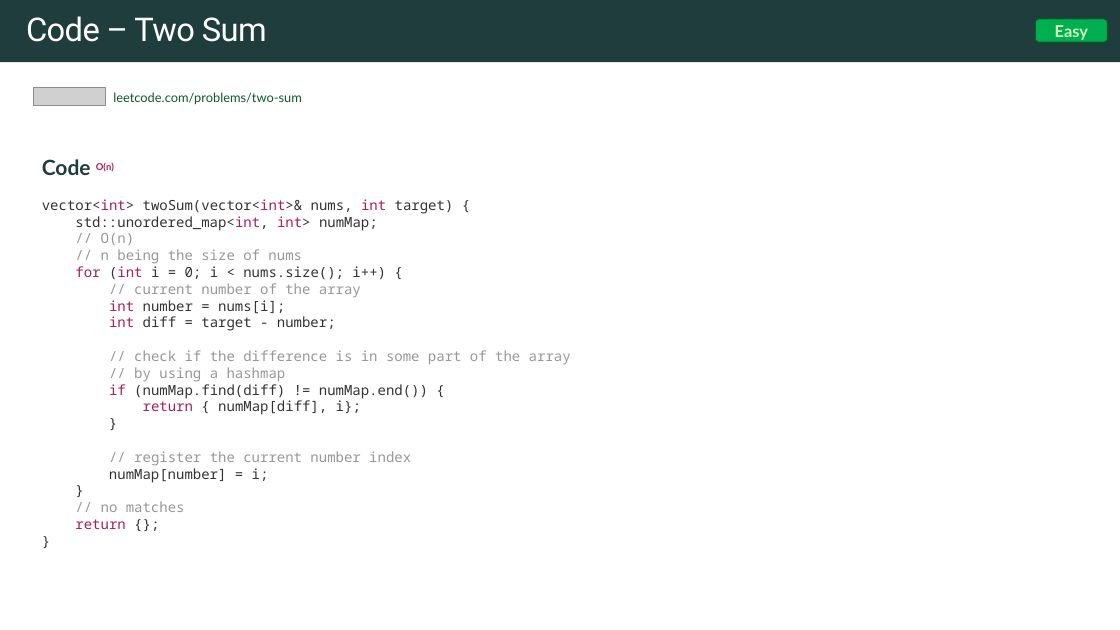
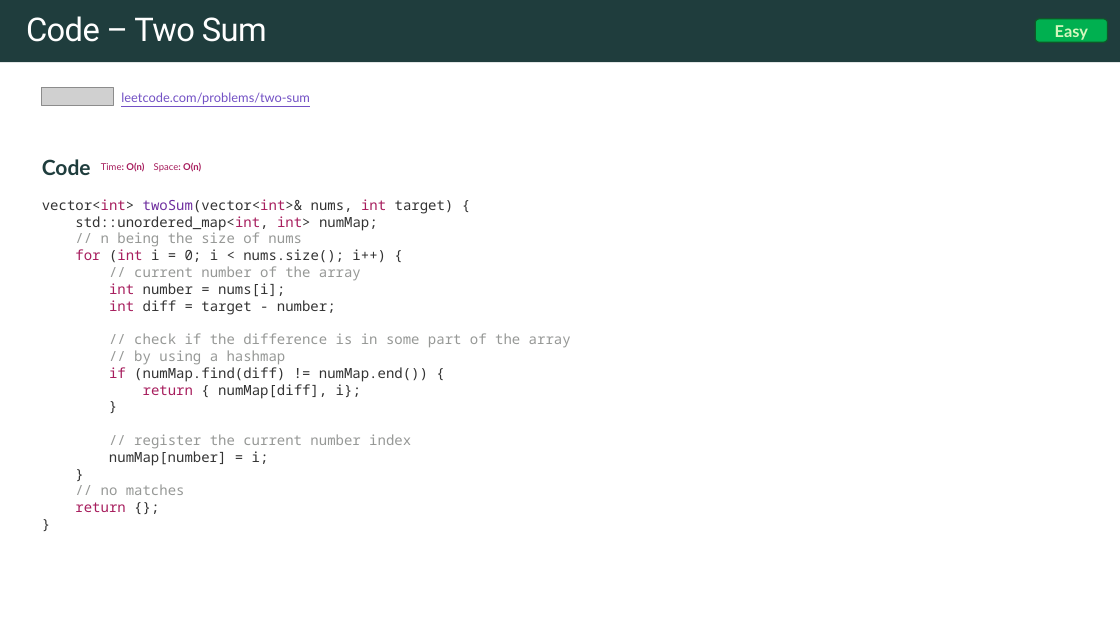
Before and after one commit to rfdavid/coding-interview-handbook-cpp, a slide deck: slide 22 of Algorithm and problem Solving Cheatsheet.pptm. Drawn at 1120x630 pixels with LibreOffice and Linux fonts; fonts in the diff are those of the drawing; grey boxes stand for pictures. Boxes give left, top, right and bottom in pixels: in the first picture for what was removed or moved away, otherwise in the second. Text is boxed around its words. In the diff, an @@ line names an element or a change of style, - is before the commit and + after.

```diff
--- a/Algorithm and problem Solving Cheatsheet.pptm
+++ b/Algorithm and problem Solving Cheatsheet.pptm
@@ picture: place and size @@
-picture at (34,87,105,106)
+picture at (42,87,113,106)
@@ text "leetcode.com/problems/two-sum": place and size @@
-text "leetcode.com/problems/two-sum" at (113,92,302,105)
+text "leetcode.com/problems/two-sum" at (121,92,310,104)
@@ text "leetcode.com/problems/two-sum" at (121,92,310,104): text colour #0F5829 to #7351C5, underline on @@
@@ text at (42,159,571,512): text changed @@
-Code O(n)
-vector<int> twoSum(vector<int>& nums, int target) {
-std::unordered_map<int, int> numMap;
-// O(n)
-// n being the size of nums
-for (int i = 0; i < nums.size(); i++) {
-// current number of the array
-int number = nums[i];
-int diff = target - number;
-// check if the difference is in some part of the array
-// by using a hashmap
-if (numMap.find(diff) != numMap.end()) {
-return { numMap[diff], i};
-}
-// register the current number index
-numMap[number] = i;
-}
-// no matches
-return {};
-}
+Code Time: O(n) Space: O(n)
+vector<int> twoSum(vector<int>& nums, int target) {
+std::unordered_map<int, int> numMap;
+// n being the size of nums
+for (int i = 0; i < nums.size(); i++) {
+// current number of the array
+int number = nums[i];
+int diff = target - number;
+// check if the difference is in some part of the array
+// by using a hashmap
+if (numMap.find(diff) != numMap.end()) {
+return { numMap[diff], i};
+}
+// register the current number index
+numMap[number] = i;
+}
+// no matches
+return {};
+}
```
Also in this commit, not shown: 12 other slides changed, 8 slides added, 13 other files.
